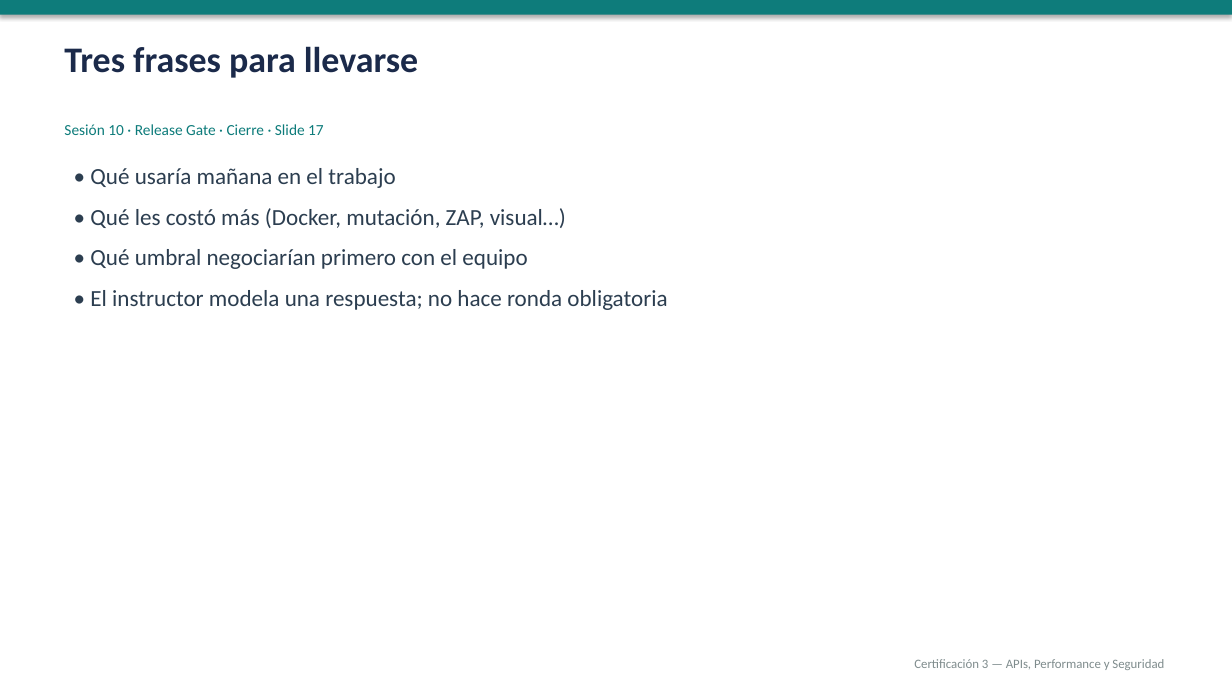
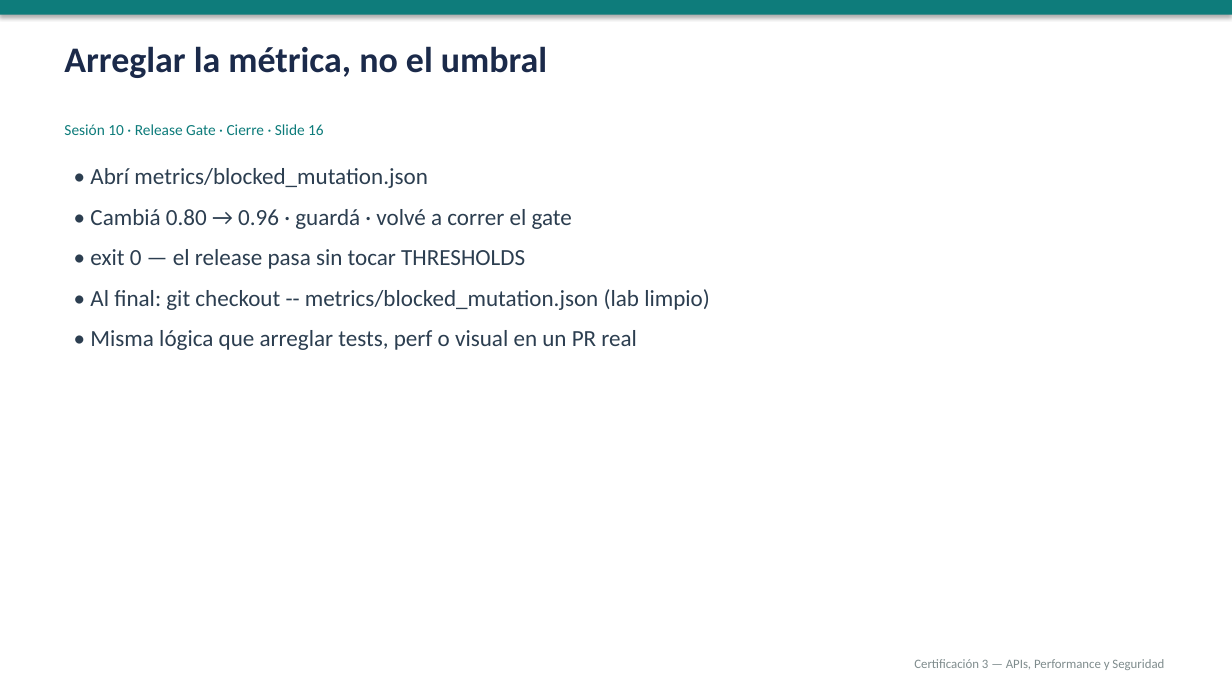
Before and after one commit to NelsonFlores1/Fork-curso_1, a slide deck: slide 19 of sesiones/sesion-10/sesion-10.pptx (slide 18 before the commit). Drawn at 1232x693 pixels with LibreOffice and Linux fonts; fonts in the diff are those of the drawing. Boxes give left, top, right and bottom in pixels: in the first picture for what was removed or moved away, otherwise in the second. Text is boxed around its words. In the diff, an @@ line names an element or a change of style, - is before the commit and + after.

```diff
--- a/sesiones/sesion-10/sesion-10.pptx
+++ b/sesiones/sesion-10/sesion-10.pptx
@@ text at [64,46,547,78]: text changed @@
-Tres frases para llevarse
+Arreglar la métrica, no el umbral
@@ text at [64,124,324,135]: text changed @@
-Sesión 10 · Release Gate · Cierre · Slide 17
+Sesión 10 · Release Gate · Cierre · Slide 16
@@ text at [90,168,710,350]: text changed @@
-• Qué usaría mañana en el trabajo
-• Qué les costó más (Docker, mutación, ZAP, visual…)
-• Qué umbral negociarían primero con el equipo
-• El instructor modela una respuesta; no hace ronda obligatoria
+• Abrí metrics/blocked_mutation.json
+• Cambiá 0.80 → 0.96 · guardá · volvé a correr el gate
+• exit 0 — el release pasa sin tocar THRESHOLDS
+• Al final: git checkout -- metrics/blocked_mutation.json (lab limpio)
+• Misma lógica que arreglar tests, perf o visual en un PR real
```
Also in this commit, not shown: 13 other slides changed, 4 slides added, 1 slide removed, 17 other files.
